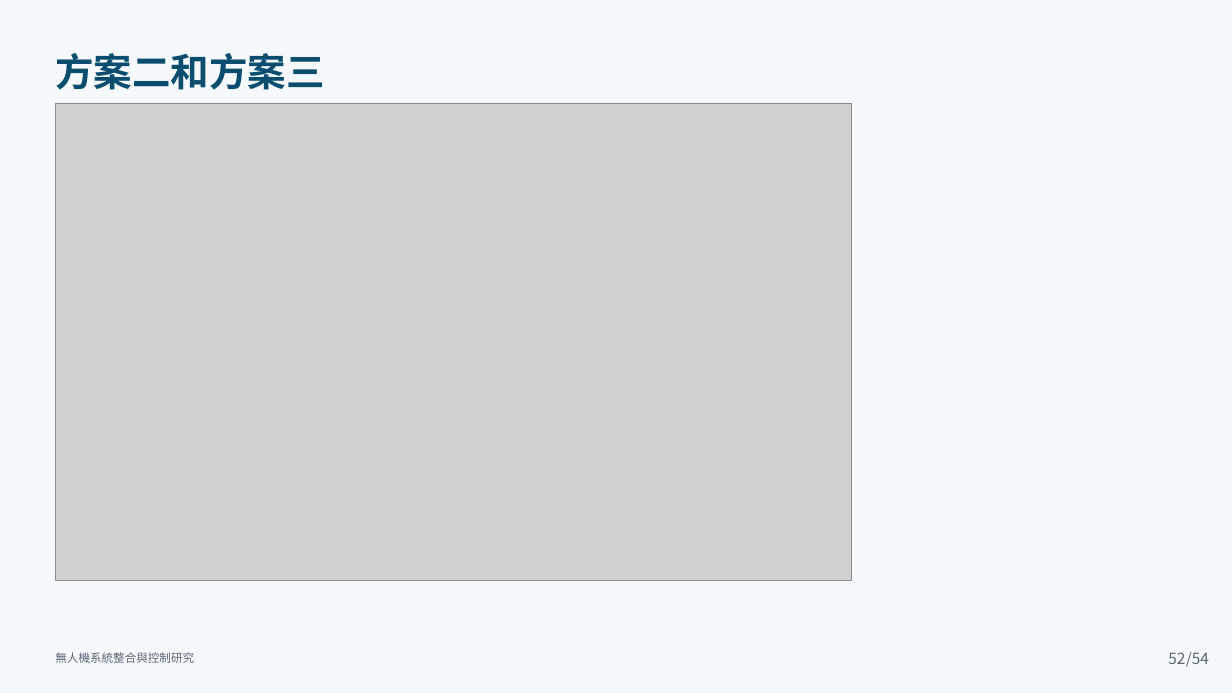
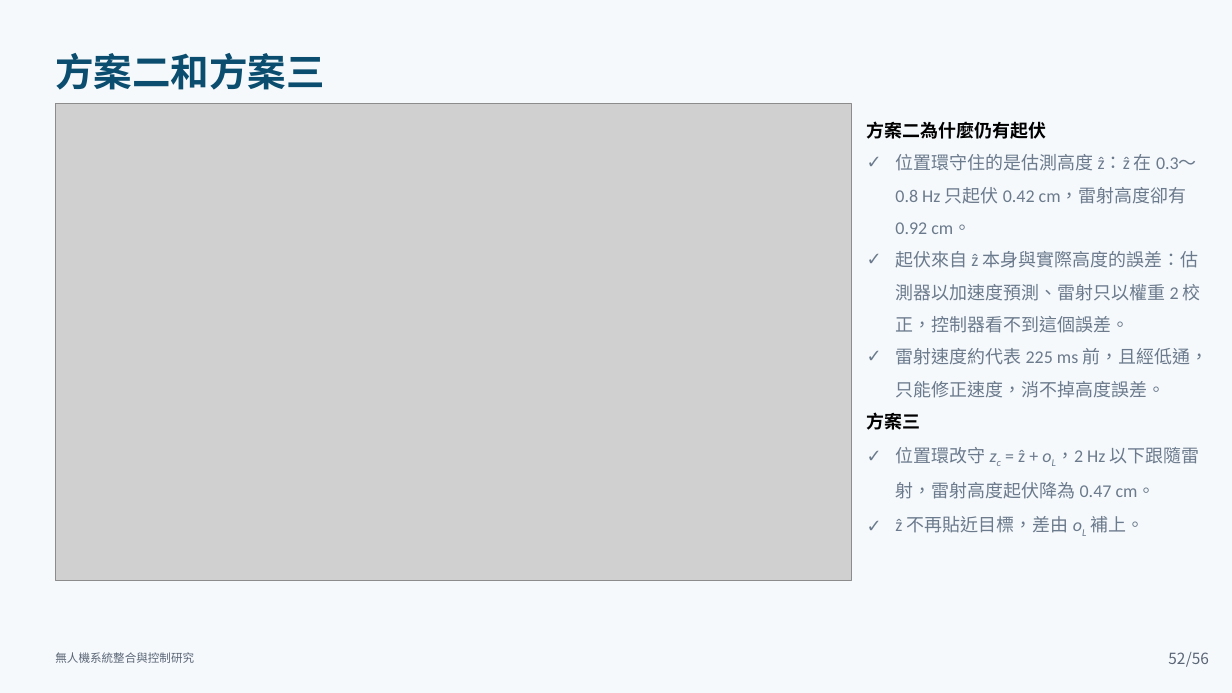
Before and after one commit to lingken1028/-, a slide deck: slide 52 of 無人機系統整合與控制研究_口試簡報 (2).pptx. Drawn at 1232x693 pixels with LibreOffice and Linux fonts; fonts in the diff are those of the drawing; grey boxes stand for pictures. Boxes give left, top, right and bottom in pixels: in the first picture for what was removed or moved away, otherwise in the second. Text is boxed around its words. In the diff, an @@ line names an element or a change of style, - is before the commit and + after.

```diff
--- a/無人機系統整合與控制研究_口試簡報 (2).pptx
+++ b/無人機系統整合與控制研究_口試簡報 (2).pptx
@@ text added at (x1=867, y1=121, x2=1209, y2=533), 14 pt, text #6B7A8C @@
+方案二為什麼仍有起伏
+✓ 位置環守住的是估測高度 ẑ：ẑ 在 0.3～0.8 Hz 只起伏 0.42 cm，雷射高度卻有 0.92 cm。
+✓ 起伏來自 ẑ 本身與實際高度的誤差：估測器以加速度預測、雷射只以權重 2 校正，控制器看不到這個誤差。
+✓ 雷射速度約代表 225 ms 前，且經低通，只能修正速度，消不掉高度誤差。
+方案三
+✓ 位置環改守 zc = ẑ + oL，2 Hz 以下跟隨雷射，雷射高度起伏降為 0.47 cm。
+✓ ẑ 不再貼近目標，差由 oL 補上。
@@ text at (x1=1186, y1=652, x2=1209, y2=667): text changed @@
-/54
+/56
```
Also in this commit, not shown: 55 other slides changed.
